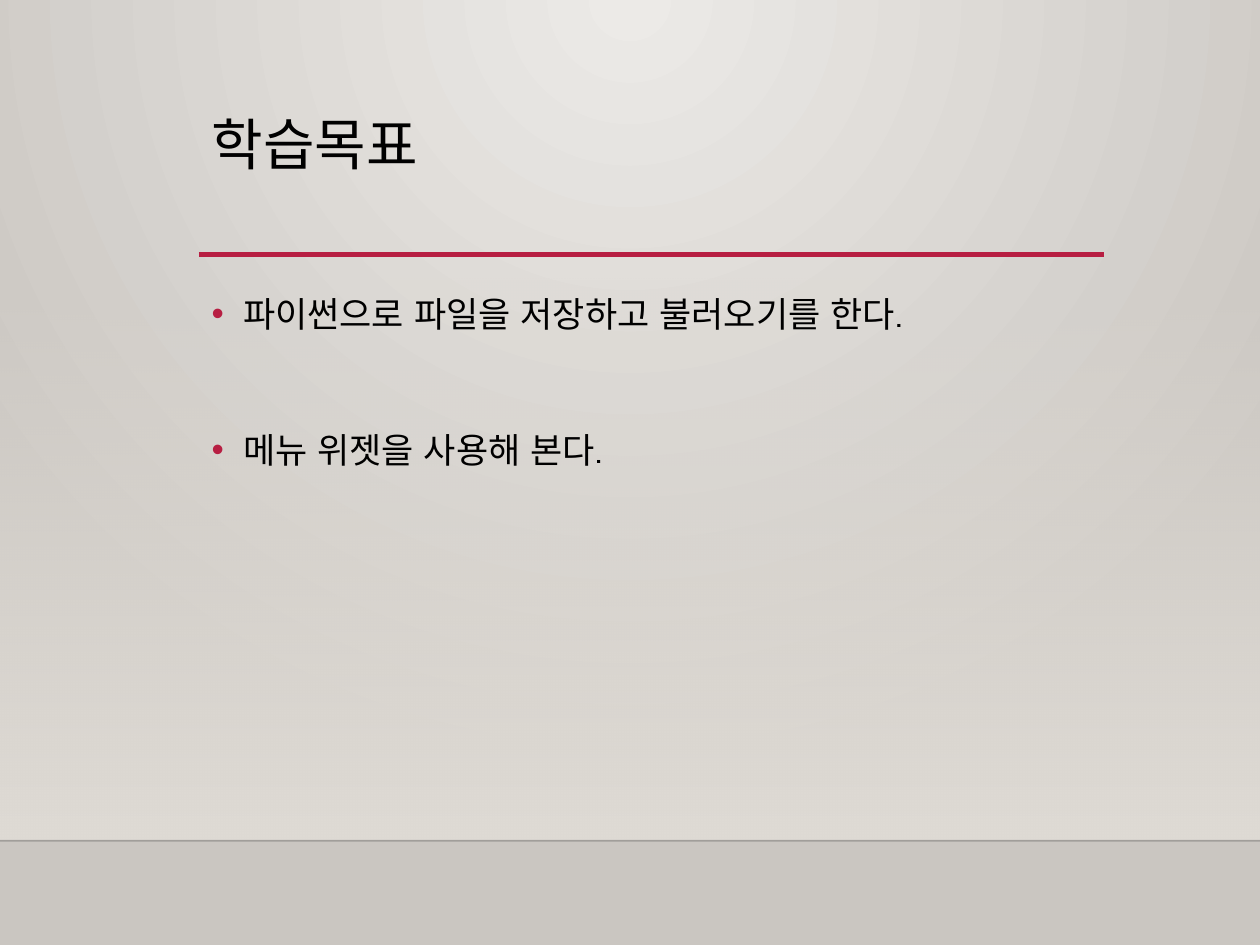
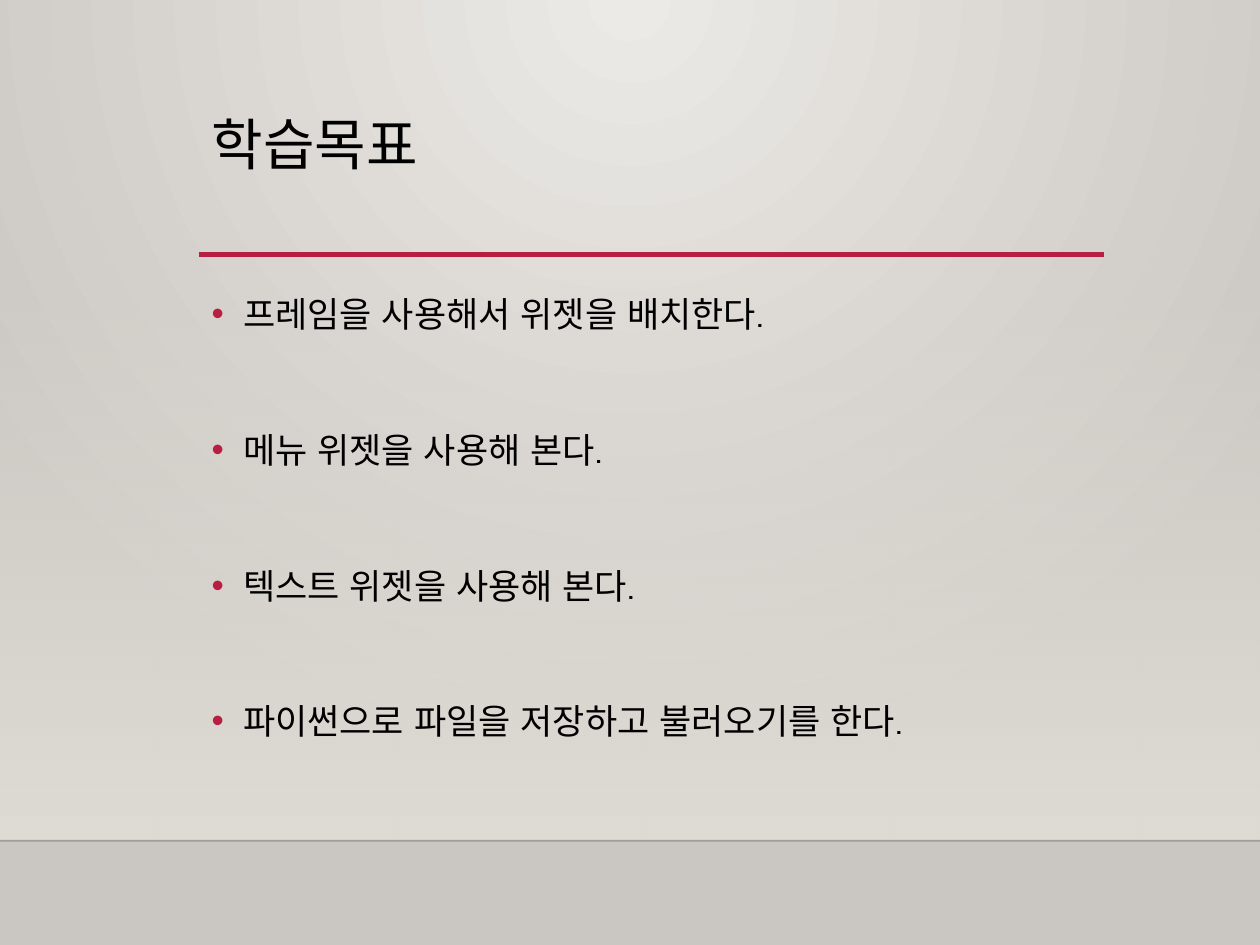
Before and after one commit to freshmea/weizman_python_class, a slide deck: slide 2 of textbook/파이썬4-2교시.pptx. Drawn at 1260x945 pixels with LibreOffice and Linux fonts; fonts in the diff are those of the drawing; background and template pictures are left out. Boxes give left, top, right and bottom in pixels: in the first picture for what was removed or moved away, otherwise in the second. Text is boxed around its words. In the diff, an @@ line names an element or a change of style, - is before the commit and + after.

```diff
--- a/textbook/파이썬4-2교시.pptx
+++ b/textbook/파이썬4-2교시.pptx
@@ text at box(243, 298, 763, 602): paragraphs added @@
+• 프레임을 사용해서 위젯을 배치한다.
+• 메뉴 위젯을 사용해 본다.
+• 텍스트 위젯을 사용해 본다.
```
Also in this commit, not shown: 3 other slides changed, 4 slides added, 6 slides removed, 4 other files.
